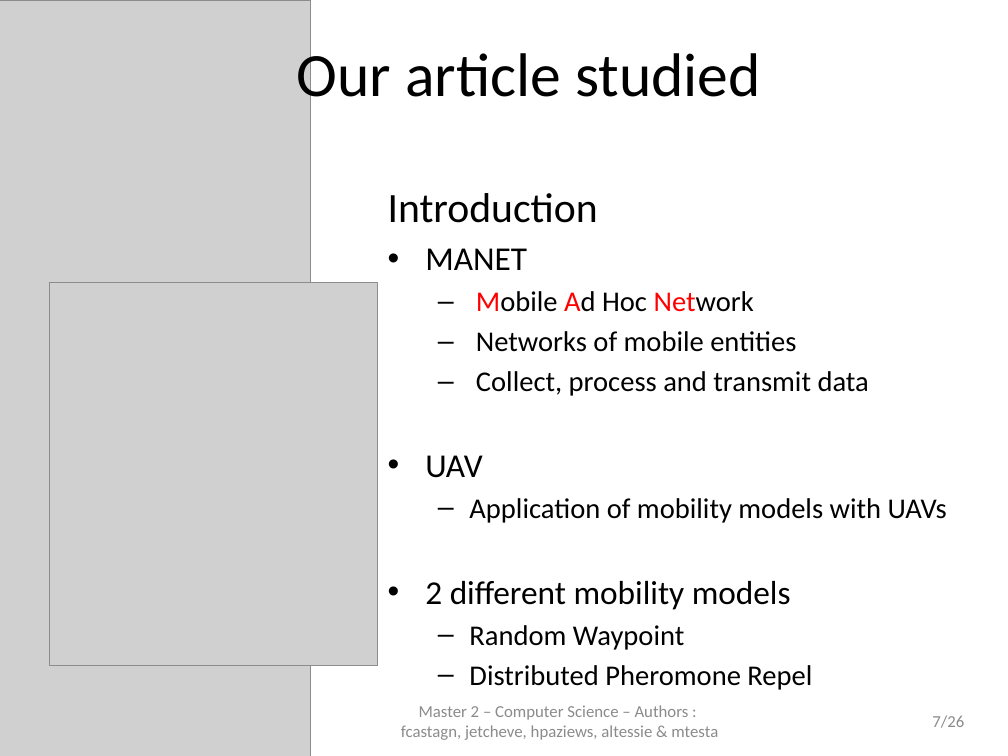
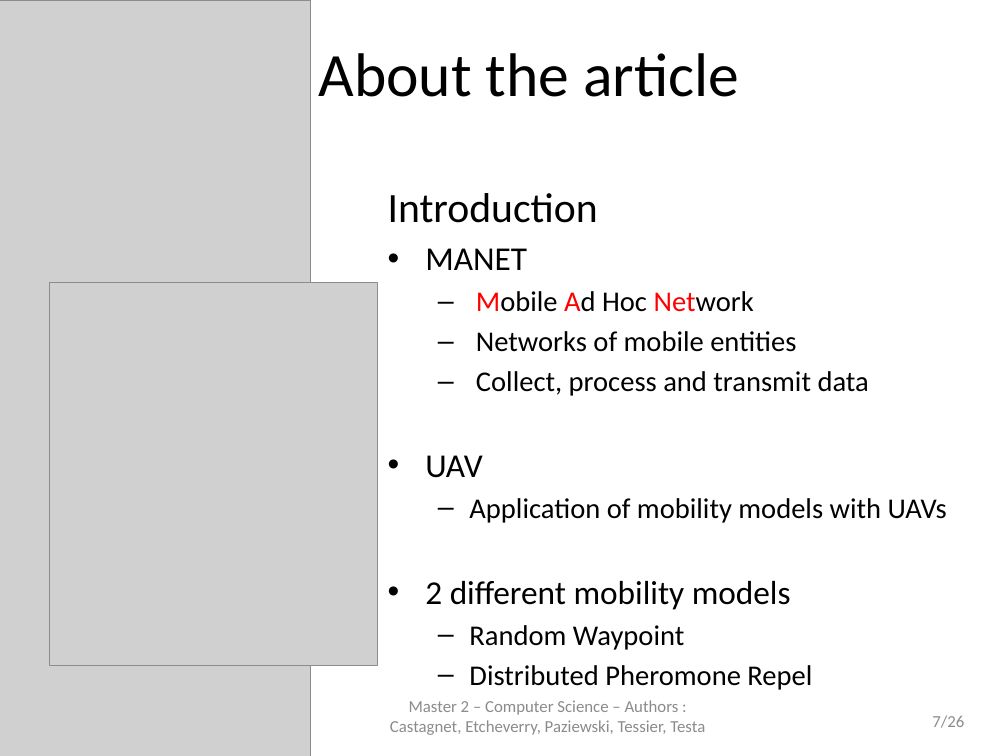
Before and after one commit to jetcheve/M2_PER_MMUAVGRA, a slide deck: slide 7 of ressources/presentation/PresentationPER_Desbarats_V3.pptx. Drawn at 1008x756 pixels with LibreOffice and Linux fonts; fonts in the diff are those of the drawing; grey boxes stand for pictures; background and template pictures are left out. Boxes give left, top, right and bottom in pixels: in the first picture for what was removed or moved away, otherwise in the second. Text is boxed around its words. In the diff, an @@ line names an element or a change of style, - is before the commit and + after.

```diff
--- a/ressources/presentation/PresentationPER_Desbarats_V3.pptx
+++ b/ressources/presentation/PresentationPER_Desbarats_V3.pptx
@@ text at box(318, 53, 739, 97): text changed @@
-Our article studied
+About the article
@@ text at box(390, 700, 705, 735): text changed @@
-Master 2 – Computer Science – Authors :
-fcastagn, jetcheve, hpaziews, altessie & mtesta
+Master 2 – Computer Science – Authors : Castagnet, Etcheverry, Paziewski, Tessier, Testa
```
Also in this commit, not shown: 24 other slides changed, 1 other file.
